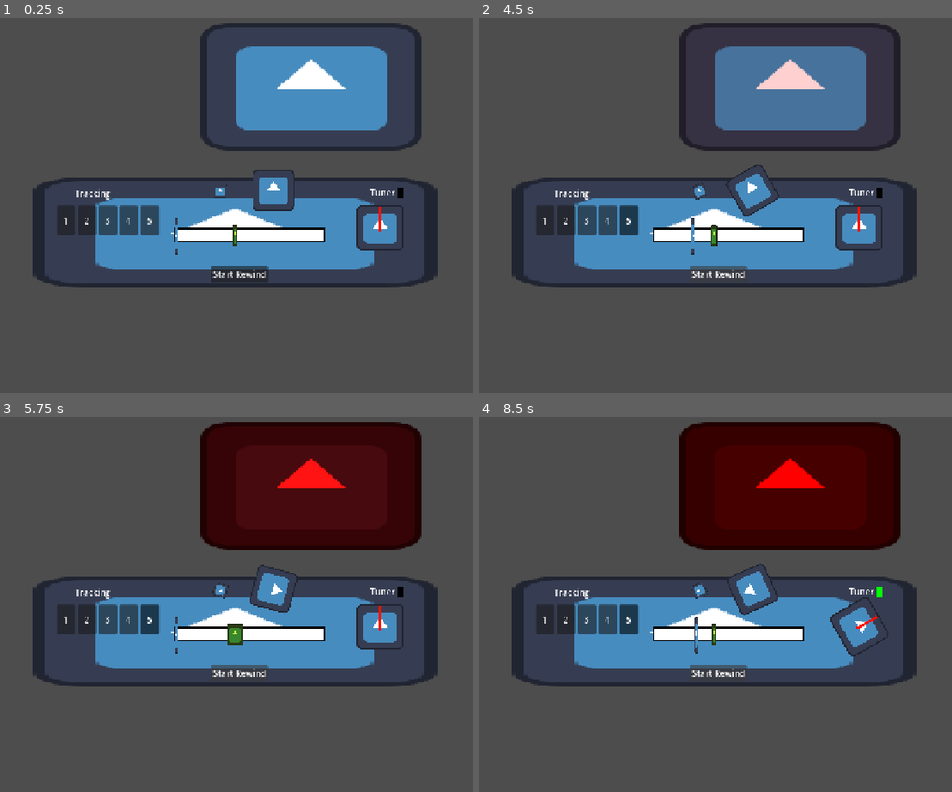
Above: before the commit, frames 1-4 (two rows, left to right).
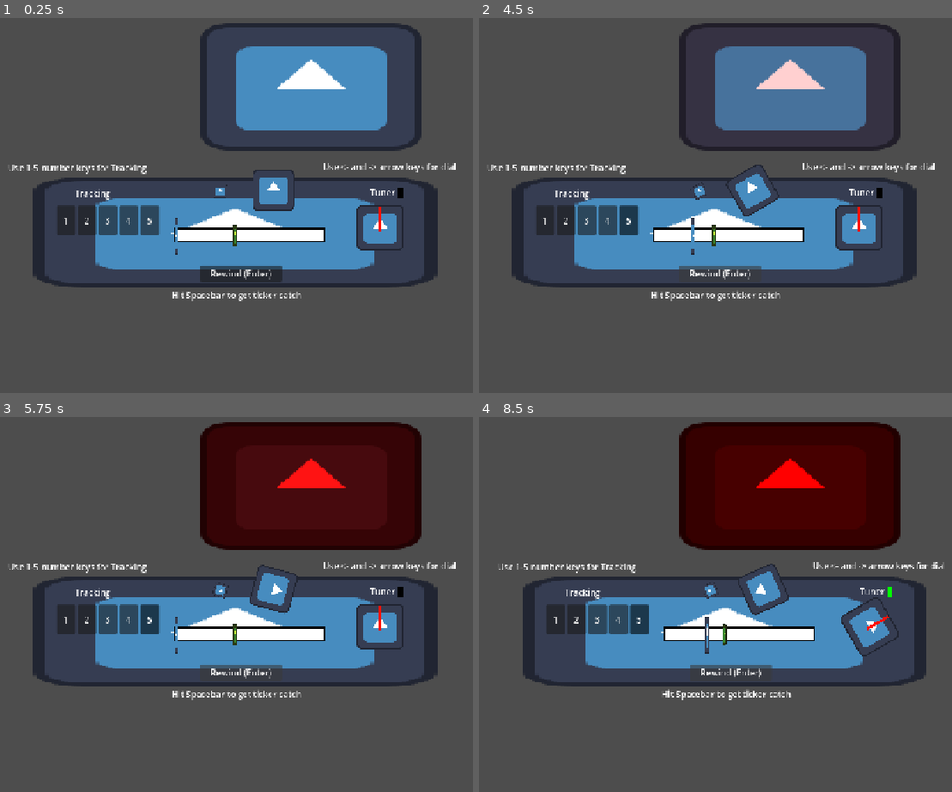
Above: after the commit, the same moments.

Repository: Sleeping-Robot-Games/video-planet
Game: Godot game, scene res://backroom/backroom.tscn
The game is run twice, just before and just after one commit, with the same random seed, the same clock (stepped at 60 frames per second) and the same inputs. This scene is started directly instead of the project's main scene. The engine's default icon, where the game draws it, is replaced by a stand-in: a white triangle on a blue panel in a dark square.
Inputs:
- Up to frame 1 (0.25 s): no input
- Up to frame 2 (4.5 s): click "1" at 0.5 s; click "2" at 1.25 s; click "3" at 2 s; click "4" at 2.75 s; click "5" at 3.5 s; click "Start Rewind" (after the commit: "Rewind (Enter)") at 4.25 s
- Up to frame 3 (5.75 s): click "Start Rewind" (after the commit: "Rewind (Enter)") at 5 s
- Up to frame 4 (8.5 s): tap Space (hit) every 0.75 s from 5.75 to 8 s; hold Right (right) 5.78-6.53 s; tap 1 (1) at 5.85 s; tap 2 (2) at 6.05, 6.6 s; hold Left (left) 6.53-7.28 s; tap 3 (3) at 6.8, 7.35 s; hold Right (right) from 7.28 s (still down); tap 4 (4) at 7.55, 8.1 s; tap 5 (5) at 8.3 s

The runs differ from the first frame. In frame 1, 1.1% of the frame differs, in the area x 1-97%, y 38-76%; in frame 2, 1.0%; in frame 3, 1.1%; in frame 4, 7.5%, in the area x 4-99%, y 38-76%.

Commit message:
backroom rewind prototype v2

Diff:
--- a/backroom/backroom.gd
+++ b/backroom/backroom.gd
@@ -1,5 +1,6 @@
 extends Node2D
 
+@onready var vcr = $VCR
 @onready var tracking = $VCR/Tracking
 @onready var tick_path_follow = $VCR/Ticker/Path2D/TickPathFollow2D
 @onready var hitzone_path_follow = $VCR/Ticker/Path2D/HitzonePathFollow2D
@@ -11,6 +12,8 @@
 @onready var left_spool = $VCR/SpoolIndicator
 @onready var right_spool = $VCR/SpoolIndicator2
 @onready var anim_player = $VCR/AnimationPlayer
+@onready var broken_tape = $BrokenTape
+@onready var fix_tape_button = $FixTapeButton
 
 const DIAL_ROTATE_SPEED = 50.0
 const DIAL_ROTATE_MIN = -100.0
@@ -42,10 +45,12 @@
 	'2': Color.RED,
 	'3': Color.GREEN,
 	'4': Color.YELLOW,
-	'5': Color.WHITE
+	'5': Color.DARK_VIOLET
 }
 var current_ideal_track_setting
-
+var current_toggled_track_setting
+
+var num_of_misses = 0
 
 var rewinding = false
 var vhs_phase = 1
@@ -129,6 +134,12 @@
 		tracking_input_map[tracking_button.name] = tracking_button
 
 func _unhandled_input(event: InputEvent):
+	if event.is_action_pressed('fix'):
+		fix_tape_button.pressed.emit()
+
+	if event.is_action_pressed('rewind'):
+		rewind_button.pressed.emit()
+
 	if not rewinding:
 		return
 
@@ -145,6 +156,7 @@
 			on_success()
 		else:
 			on_miss()
+
 
 func _process(delta):
 	if not rewinding:
@@ -193,8 +205,8 @@
 	rotation_tween.parallel().tween_property(right_spool, "rotation", right_spool_rot - full_rot, 0.35)
 
 	var scale_tween = create_tween()
-	scale_tween.tween_property(left_spool, "scale", left_spool.scale + Vector2(.05, .05), .5)
-	scale_tween.parallel().tween_property(right_spool, "scale", right_spool.scale - Vector2(.05, .05), .5)
+	scale_tween.tween_property(left_spool, "scale", left_spool.scale + Vector2(.05, .05), .35)
+	scale_tween.parallel().tween_property(right_spool, "scale", right_spool.scale - Vector2(.05, .05), .35)
 
 	if rewinding:
 		# Step 2: resume main spin animation
@@ -202,6 +214,8 @@
 
 
 func on_miss():
+	num_of_misses += 1
+
 	anim_player.pause()
 
 	var left_spool_rot = left_spool.rotation
@@ -210,24 +224,40 @@
 	# Calculate reel-back offset (both rotate opposite directions)
 	var offset := deg_to_rad(60)
 
-	var tween := create_tween()
-
-	# Step 1: Reel back (simulate tape tension shift)
-	tween.tween_property(left_spool, "rotation", left_spool_rot + offset, 0.15)
-	tween.parallel().tween_property(right_spool, "rotation", right_spool_rot + offset, 0.15)
-
-	# Step 2: Return to original rotation
-	tween.tween_property(left_spool, "rotation", left_spool_rot, 0.2)
-	tween.parallel().tween_property(right_spool, "rotation", right_spool_rot, 0.2)
+	var rotation_tween := create_tween()
+
+	# Reel back (simulate tape tension shift)
+	rotation_tween.tween_property(left_spool, "rotation", left_spool_rot + offset, 0.15)
+	rotation_tween.parallel().tween_property(right_spool, "rotation", right_spool_rot + offset, 0.15)
+
+	# Return to original rotation
+	rotation_tween.tween_property(left_spool, "rotation", left_spool_rot, 0.2)
+	rotation_tween.parallel().tween_property(right_spool, "rotation", right_spool_rot, 0.2)
+
+	# Shake VCR
+	var shake_tween := create_tween()
+	shake_tween.tween_property(vcr, 'position', vcr.position + Vector2(5, 0), .117)
+	shake_tween.tween_property(vcr, 'position', vcr.position - Vector2(5, 0), .117)
+	shake_tween.tween_property(vcr, 'position', vcr.position + Vector2(5, 0), .117)
 
 	# TODO: small TV flicker feedback
 
-	# Step 3: Resume the spin loop
-	tween.tween_callback(Callable(anim_player, "play").bind("spin"))
-
-
-func _on_tracking_button_pressed(number: String):
-	var new_scale = Vector2(hitzone_scale_lookup[VHS_DATA[vhs_phase].track_setting_weights[number]], .328)
+	if num_of_misses >= VHS_DATA.number_of_failures_before_break:
+		broken_tape.show()
+		fix_tape_button.show()
+		rewinding = false
+
+		## TODO: turn TV off or go static
+		var tv_state_tween = create_tween()
+		tv_state_tween.tween_property(tv, 'modulate', Color.WHITE, 1)
+	else:
+		# Resume the spin loop
+		rotation_tween.tween_callback(Callable(anim_player, "play").bind("spin"))
+
+
+func _on_tracking_button_pressed(track_setting: String):
+	current_toggled_track_setting = track_setting
+	var new_scale = Vector2(hitzone_scale_lookup[VHS_DATA[vhs_phase].track_setting_weights[current_toggled_track_setting]], .328)
 	var hitzone_tween = create_tween()
 	hitzone_tween.tween_property(hitzone, 'scale', new_scale, .5)
 
@@ -249,11 +279,22 @@
 	$VCR/AnimationPlayer.play('spin')
 
 	var hitzone_scale_tween = create_tween()
-	hitzone_scale_tween.tween_property(hitzone, 'scale', Vector2(hitzone_scale_lookup[0], .328), 1)
+	hitzone_scale_tween.tween_property(hitzone, 'scale', Vector2(hitzone_scale_lookup[2], .328), 1)
 
 	var tick_speed_tween = create_tween()
 	tick_speed_tween.tween_property(self, 'tick_speed', VHS_DATA[vhs_phase].tick_speeds['no_zone'], 1)
 
+	var tv_state_tween = create_tween()
+	tv_state_tween.tween_property(tv, 'modulate', track_setting_tv_lookup[current_ideal_track_setting], 1)
+
+func start_vhs_rewind_after_fix():
+	num_of_misses = 0
+	broken_tape.hide()
+	broken_tape.rotation_degrees = -180
+	broken_tape.modulate = Color.RED
+	fix_tape_button.hide()
+	rewinding = true
+	$VCR/AnimationPlayer.play('spin')
 	var tv_state_tween = create_tween()
 	tv_state_tween.tween_property(tv, 'modulate', track_setting_tv_lookup[current_ideal_track_setting], 1)
 
@@ -269,7 +310,7 @@
 		current_ideal_track_setting = get_best_track_setting_for_phase(vhs_phase)
 
 		var hitzone_scale_tween = create_tween()
-		hitzone_scale_tween.tween_property(hitzone, 'scale', Vector2(hitzone_scale_lookup[0], .328), 1)
+		hitzone_scale_tween.tween_property(hitzone, 'scale', Vector2(hitzone_scale_lookup[VHS_DATA[vhs_phase].track_setting_weights[current_toggled_track_setting]], .328), 1)
 
 		var tick_speed_tween = create_tween()
 		tick_speed_tween.tween_property(self, 'tick_speed', VHS_DATA[vhs_phase].tick_speeds['no_zone'], 1)
@@ -291,3 +332,10 @@
 	# fallback if no weight 0 found
 	push_error("No weight 0 found for phase %s" % str(phase))
 	return ""
+
+
+func _on_fix_tape_button_pressed() -> void:
+	var tween = create_tween()
+	tween.tween_property(broken_tape, 'rotation', 0, 1)
+	tween.parallel().tween_property(broken_tape, 'modulate', Color.WHITE, 1)
+	tween.tween_callback(Callable(self, "start_vhs_rewind_after_fix"))
--- a/backroom/backroom.tscn
+++ b/backroom/backroom.tscn
@@ -173,6 +173,21 @@
 [node name="Backroom" type="Node2D"]
 script = ExtResource("1_grv5e")
 
+[node name="BrokenTape" type="Sprite2D" parent="."]
+visible = false
+modulate = Color(1, 0, 0, 1)
+position = Vector2(658, 640)
+rotation = -3.1415925
+texture = ExtResource("1_g6svw")
+
+[node name="FixTapeButton" type="Button" parent="."]
+visible = false
+offset_left = 603.0
+offset_top = 662.0
+offset_right = 713.0
+offset_bottom = 693.0
+text = "Fix Tape (F)"
+
 [node name="TV" type="Node2D" parent="."]
 
 [node name="Sprite2D" type="Sprite2D" parent="TV"]
@@ -204,6 +219,27 @@
 offset_bottom = 359.0
 text = "Tracking"
 
+[node name="TrackTutorialLabel" type="Label" parent="VCR"]
+offset_left = 410.0
+offset_top = 289.0
+offset_right = 668.0
+offset_bottom = 312.0
+text = "Use 1-5 number keys for Tracking"
+
+[node name="DialTutorialLabel2" type="Label" parent="VCR"]
+offset_left = 997.0
+offset_top = 287.0
+offset_right = 1255.0
+offset_bottom = 310.0
+text = "Use <- and -> arrow keys for dial"
+
+[node name="DialTutorialLabel3" type="Label" parent="VCR"]
+offset_left = 715.0
+offset_top = 526.0
+offset_right = 973.0
+offset_bottom = 549.0
+text = "Hit Spacebar to get ticker catch"
+
 [node name="TuningLabel" type="Label" parent="VCR"]
 offset_left = 1085.0
 offset_top = 335.0
@@ -212,11 +248,11 @@
 text = "Tuner"
 
 [node name="RewindButton" type="Button" parent="VCR"]
-offset_left = 788.0
-offset_top = 483.0
-offset_right = 895.0
-offset_bottom = 514.0
-text = "Start Rewind"
+offset_left = 768.0
+offset_top = 482.0
+offset_right = 921.0
+offset_bottom = 513.0
+text = "Rewind (Enter)"
 
 [node name="Tracking" type="HBoxContainer" parent="VCR"]
 offset_left = 501.0
@@ -343,6 +379,7 @@
 &"": SubResource("AnimationLibrary_4h6lf")
 }
 
+[connection signal="pressed" from="FixTapeButton" to="." method="_on_fix_tape_button_pressed"]
 [connection signal="pressed" from="VCR/RewindButton" to="." method="_on_rewind_button_pressed"]
 [connection signal="area_entered" from="VCR/Ticker/Path2D/HitzonePathFollow2D/HitZone/Area2D" to="." method="_on_hitzone_area_2d_area_entered"]
 [connection signal="area_exited" from="VCR/Ticker/Path2D/HitzonePathFollow2D/HitZone/Area2D" to="." method="_on_hitzone_area_2d_area_exited"]
--- a/project.godot
+++ b/project.godot
@@ -62,14 +62,9 @@
 "events": [Object(InputEventKey,"resource_local_to_scene":false,"resource_name":"","device":-1,"window_id":0,"alt_press …(191 unchanged characters)…
 ]
 }
-stop={
+rewind={
 "deadzone": 0.2,
 "events": [Object(InputEventKey,"resource_local_to_scene":false,"resource_name":"","device":-1,"window_id":0,"alt_press …(195 unchanged characters)…
-]
-}
-eject={
-"deadzone": 0.2,
-"events": [Object(InputEventKey,"resource_local_to_scene":false,"resource_name":"","device":-1,"window_id":0,"alt_pressed":false,"shift_pressed":false,"ctrl_pressed":false,"meta_pressed":false,"pressed":false,"keycode":0,"physical_keycode":69,"key_label":0,"unicode":101,"location":0,"echo":false,"script":null)
 ]
 }
 fix={
